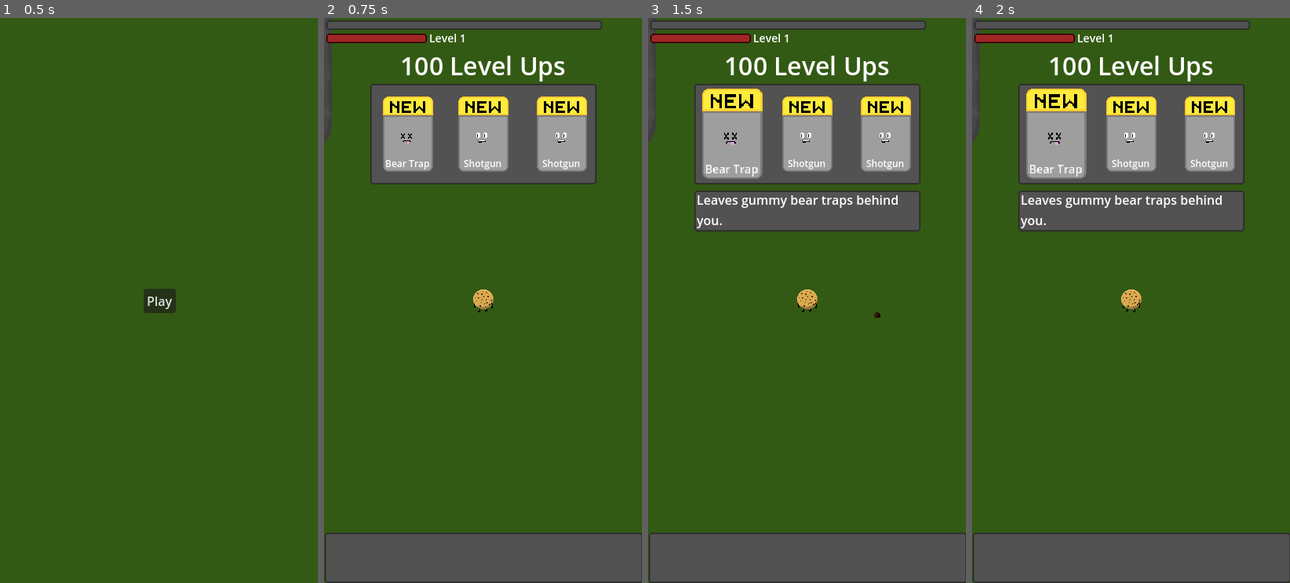
Above: before the commit, frames 1-4 (left to right).
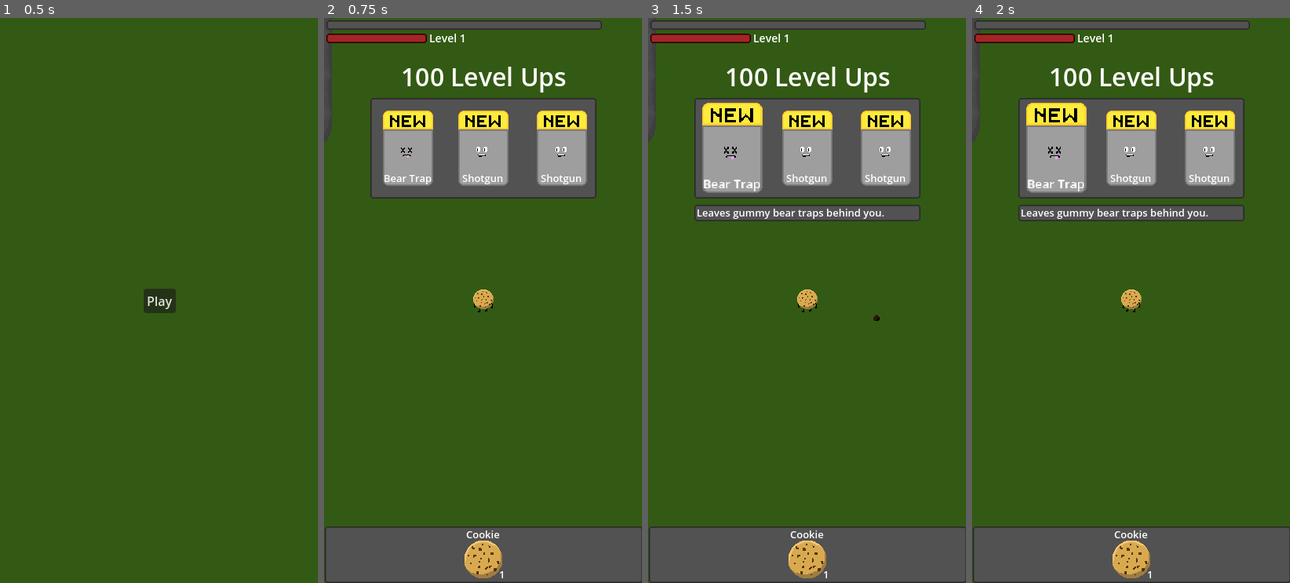
Above: after the commit, the same moments.

Repository: EightLimbed/Tasty-Terminator
Game: Godot game, scene res://Main Menu/LevelSelect/LevelSelect.tscn
Same seed, same stepped clock (60 frames per second), same inputs: the game is played once before the commit and once after it.
Inputs:
- Up to frame 1 (0.5 s): no input
- Up to frame 2 (0.75 s): click "Play" at 0.5 s
- Up to frame 3 (1.5 s): click "Bear Trap" at 1.25 s
- Up to frame 4 (2 s): no input

Frame 1 is identical in both runs. In frame 2, 11% of the frame differs, in the area x 0-100%, y 6-100%; in frame 3, 13%; in frame 4, 13%.

Commit message:
Added Inventory

Diff:
--- a/HUD/HUD.gd
+++ b/HUD/HUD.gd
@@ -8,8 +8,9 @@
 @onready var player = get_tree().get_root().get_node("Game").get_node("Player")
 @onready var weapon_container = player.get_node("WeaponContainer")
 @onready var level_up_window = $Levelup
-@onready var tooltip_label = $Levelup/NinePatchRect/Tooltip/Label
-@onready var tooltip_box = $Levelup/NinePatchRect/Tooltip
+@onready var tooltip_label = $Levelup/NinePatchRect/LevelTooltip/Label
+@onready var tooltip_box = $Levelup/NinePatchRect/LevelTooltip
+@onready var inventory = $Inventory/NinePatchRect/HBoxContainer
 var random = RandomNumberGenerator.new()
 var possible_weapons : Array[Weapon] = [preload("res://Weapons/Resources/Shotgun.tres"), preload("res://Weapons/Resources/BearTrap.tres")]
 var max_weapons : int = 3
@@ -29,7 +30,9 @@
 	tooltip_box.visible = false
 
 func _process(delta: float) -> void:
+	#stuff that cant go off of existing updates
 	tooltip_box.size.y = tooltip_label.size.y+3
+	update_inventory()
 
 func level_up():
 	level_display.text = "Level " + str(player.level+1)
@@ -75,44 +78,69 @@
 	var child = weapon_container.get_child(index)
 	child.upgrade()
 
-func update_tooltip(option):
-	var text = "Upgrade"
+func update_inventory():
+	for child in inventory.get_children():
+		child.queue_free()
+	for child in weapon_container.get_children():
+		var display = TextureRect.new()
+		display.texture = child.profile.display
+		display.custom_minimum_size = Vector2(72,72)
+		display.stretch_mode = TextureRect.STRETCH_KEEP_CENTERED
+		var level_label = Label.new()
+		var name_label = Label.new()
+		name_label.label_settings = load("res://HUD/Name.tres")
+		name_label.custom_minimum_size = Vector2(72,72)
+		name_label.position = Vector2(0,-5)
+		name_label.horizontal_alignment = HORIZONTAL_ALIGNMENT_CENTER
+		name_label.vertical_alignment = VERTICAL_ALIGNMENT_TOP
+		name_label.text = str(child.profile.name)
+		level_label.label_settings = load("res://HUD/Name.tres")
+		level_label.custom_minimum_size = Vector2(64,64)
+		level_label.horizontal_alignment = HORIZONTAL_ALIGNMENT_RIGHT
+		level_label.vertical_alignment = VERTICAL_ALIGNMENT_BOTTOM
+		level_label.text = str(child.level+1)
+		display.add_child(level_label)
+		display.add_child(name_label)
+		inventory.add_child(display)
+
+func update_level_tooltip(option):
+	tooltip_label.text = "Upgrade"
 	tooltip_box.visible = true
 	if option is int:
 		var child = weapon_container.get_child(option)
 		if round(child.profile.damage.x + child.profile.damage.y) != round(child.profile.damage.x):
-			text += ", +" + str(round(child.profile.damage.x + child.profile.damage.y)-round(child.profile.damage.x)) + " damage"
+			tooltip_label.text += ", +" + str(round(child.profile.damage.x + child.profile.damage.y)-round(child.profile.damage.x)) + " damage"
 
 		if round(child.profile.spread.x + child.profile.spread.y) != round(child.profile.spread.x):
-			text += ", +" + str(round(child.profile.spread.x + child.profile.spread.y)-round(child.profile.spread.x)) + " spread"
+			tooltip_label.text += ", +" + str(round(child.profile.spread.x + child.profile.spread.y)-round(child.profile.spread.x)) + " spread"
 
 		if round(child.profile.multishot.x + child.profile.multishot.y) != round(child.profile.multishot.x):
-			text += ", +" + str(round(child.profile.multishot.x + child.profile.multishot.y)-round(child.profile.multishot.x)) + " multishot"
+			tooltip_label.text += ", +" + str(round(child.profile.multishot.x + child.profile.multishot.y)-round(child.profile.multishot.x)) + " multishot"
 
 		if round(child.profile.ammo.x + child.profile.ammo.y) != round(child.profile.ammo.x):
-			text += ", +" + str(round(child.profile.ammo.x + child.profile.ammo.y)-round(child.profile.ammo.x)) + " ammo"
+			tooltip_label.text += ", +" + str(round(child.profile.ammo.x + child.profile.ammo.y)-round(child.profile.ammo.x)) + " ammo"
 
 		if round(child.profile.unload_time.x + child.profile.unload_time.y) != round(child.profile.unload_time.x):
-			text += ", -" + str(-1*(round(child.profile.unload_time.x + child.profile.unload_time.y)-round(child.profile.unload_time.x))) + " unload time"
+			tooltip_label.text += ", -" + str(-1*(round(child.profile.unload_time.x + child.profile.unload_time.y)-round(child.profile.unload_time.x))) + " unload time"
 
 		if round(child.profile.reload_time.x + child.profile.reload_time.y) != round(child.profile.reload_time.x):
-			text += ", -" + str(-1*(round(child.profile.reload_time.x + child.profile.reload_time.y)-round(child.profile.reload_time.x))) + " reload time"
+			tooltip_label.text += ", -" + str(-1*(round(child.profile.reload_time.x + child.profile.reload_time.y)-round(child.profile.reload_time.x))) + " reload time"
 
 		if round(child.profile.pierce.x + child.profile.pierce.y) != round(child.profile.pierce.x):
-			text += ", +" + str(round(child.profile.pierce.x + child.profile.pierce.y)-round(child.profile.pierce.x)) + " more pierce"
+			tooltip_label.text += ", +" + str(round(child.profile.pierce.x + child.profile.pierce.y)-round(child.profile.pierce.x)) + " more pierce"
 
 		if round(child.profile.speed.x + child.profile.speed.y) != round(child.profile.speed.x):
-			text += ", +" + str(round(child.profile.speed.x + child.profile.speed.y)-round(child.profile.speed.x)) + " more speed"
+			tooltip_label.text += ", +" + str(round(child.profile.speed.x + child.profile.speed.y)-round(child.profile.speed.x)) + " faster"
 
 		if round(child.profile.scale.x + child.profile.scale.y) != round(child.profile.scale.x):
-			text += ", +" + str(round(child.profile.scale.x + child.profile.scale.y)-round(child.profile.scale.x)) + " higher scale"
-		tooltip_label.text = text
+			tooltip_label.text += ", +" + str(round(child.profile.scale.x + child.profile.scale.y)-round(child.profile.scale.x)) + " size"
+
 	else:
 		tooltip_label.text = option.description
 
 func _on_option_1_pressed():
 	if option1_button.scale == Vector2(1,1):
-		update_tooltip(option1)
+		update_level_tooltip(option1)
 		option1_button.scale = Vector2(1.2,1.2)
 		option2_button.scale = Vector2(1,1)
 		option3_button.scale = Vector2(1,1)
@@ -133,7 +161,7 @@
 
 func _on_option_2_pressed():
 	if option2_button.scale == Vector2(1,1):
-		update_tooltip(option2)
+		update_level_tooltip(option2)
 		option1_button.scale = Vector2(1,1)
 		option2_button.scale = Vector2(1.2,1.2)
 		option3_button.scale = Vector2(1,1)
@@ -154,7 +182,7 @@
 
 func _on_option_3_pressed():
 	if option3_button.scale == Vector2(1,1):
-		update_tooltip(option3)
+		update_level_tooltip(option3)
 		option1_button.scale = Vector2(1,1)
 		option2_button.scale = Vector2(1,1)
 		option3_button.scale = Vector2(1.2,1.2)
--- a/HUD/HUD.tscn
+++ b/HUD/HUD.tscn
@@ -7,17 +7,13 @@
 [ext_resource type="Texture2D" uid="uid://00h3ow8yv7ji" path="res://HUD/Art/UpgradeWeapon.png" id="5_3or5x"]
 [ext_resource type="Script" path="res://HUD/LevelOption.gd" id="6_xajst"]
 [ext_resource type="Texture2D" uid="uid://cngd8yyvpyxfw" path="res://Weapons/Art/ChocolateChipWeapon.png" id="7_sv64g"]
+[ext_resource type="LabelSettings" uid="uid://b02ry3r2kq5vl" path="res://HUD/Name.tres" id="8_w8bml"]
 
 [sub_resource type="LabelSettings" id="LabelSettings_amjjq"]
 font_size = 14
 
 [sub_resource type="LabelSettings" id="LabelSettings_qu632"]
 font_size = 32
-
-[sub_resource type="LabelSettings" id="LabelSettings_bl0yn"]
-font_size = 12
-
-[sub_resource type="LabelSettings" id="LabelSettings_6d4f8"]
 
 [node name="HUD" type="CanvasLayer"]
 script = ExtResource("1_32x74")
@@ -73,9 +69,9 @@
 anchor_right = 0.5
 anchor_bottom = 0.5
 offset_left = -20.0
-offset_top = -232.0
+offset_top = -214.0
 offset_right = 20.0
-offset_bottom = -192.0
+offset_bottom = -174.0
 grow_horizontal = 2
 grow_vertical = 2
 
@@ -100,19 +96,6 @@
 patch_margin_right = 3
 patch_margin_bottom = 3
 
-[node name="Title" type="Label" parent="Levelup/NinePatchRect"]
-layout_mode = 1
-anchors_preset = 5
-anchor_left = 0.5
-anchor_right = 0.5
-offset_left = -128.0
-offset_top = -46.0
-offset_right = 128.0
-grow_horizontal = 2
-text = "Level Up"
-label_settings = SubResource("LabelSettings_qu632")
-horizontal_alignment = 1
-
 [node name="Option1" type="TextureButton" parent="Levelup/NinePatchRect"]
 texture_filter = 1
 layout_mode = 2
@@ -139,7 +122,7 @@
 offset_top = 74.0
 offset_right = 96.0
 offset_bottom = 98.0
-label_settings = SubResource("LabelSettings_bl0yn")
+label_settings = ExtResource("8_w8bml")
 horizontal_alignment = 1
 vertical_alignment = 1
 
@@ -169,7 +152,7 @@
 offset_top = 74.0
 offset_right = 96.0
 offset_bottom = 98.0
-label_settings = SubResource("LabelSettings_bl0yn")
+label_settings = ExtResource("8_w8bml")
 horizontal_alignment = 1
 vertical_alignment = 1
 
@@ -200,28 +183,43 @@
 offset_top = 74.0
 offset_right = 96.0
 offset_bottom = 98.0
-label_settings = SubResource("LabelSettings_bl0yn")
+label_settings = ExtResource("8_w8bml")
 horizontal_alignment = 1
 vertical_alignment = 1
 
-[node name="Tooltip" type="NinePatchRect" parent="Levelup/NinePatchRect"]
+[node name="LevelTooltip" type="NinePatchRect" parent="Levelup/NinePatchRect"]
 layout_mode = 0
 offset_top = 136.0
 offset_right = 288.0
-offset_bottom = 160.0
+offset_bottom = 159.0
 texture = ExtResource("2_7wn1q")
 patch_margin_left = 3
 patch_margin_top = 3
 patch_margin_right = 3
 patch_margin_bottom = 3
 
-[node name="Label" type="Label" parent="Levelup/NinePatchRect/Tooltip"]
-layout_mode = 0
-offset_left = 3.0
+[node name="Label" type="Label" parent="Levelup/NinePatchRect/LevelTooltip"]
+layout_mode = 0
+offset_left = 3.0
+offset_top = 1.0
 offset_right = 287.0
-offset_bottom = 23.0
-label_settings = SubResource("LabelSettings_6d4f8")
+offset_bottom = 19.0
+label_settings = ExtResource("8_w8bml")
 autowrap_mode = 3
+
+[node name="Title" type="Label" parent="Levelup/NinePatchRect"]
+layout_mode = 1
+anchors_preset = 5
+anchor_left = 0.5
+anchor_right = 0.5
+offset_left = -144.0
+offset_top = -50.0
+offset_right = 145.0
+offset_bottom = -4.0
+grow_horizontal = 2
+text = "Level Up"
+label_settings = SubResource("LabelSettings_qu632")
+horizontal_alignment = 1
 
 [node name="Inventory" type="Control" parent="."]
 layout_mode = 3
@@ -239,23 +237,29 @@
 [node name="NinePatchRect" type="NinePatchRect" parent="Inventory"]
 texture_filter = 1
 layout_mode = 1
-anchors_preset = 8
-anchor_left = 0.5
-anchor_top = 0.5
-anchor_right = 0.5
-anchor_bottom = 0.5
+anchors_preset = 7
+anchor_left = 0.5
+anchor_top = 1.0
+anchor_right = 0.5
+anchor_bottom = 1.0
 offset_left = -202.5
-offset_top = -32.0
+offset_top = -72.0
 offset_right = 202.5
-offset_bottom = 32.0
-grow_horizontal = 2
-grow_vertical = 2
+grow_horizontal = 2
+grow_vertical = 0
 texture = ExtResource("2_7wn1q")
 patch_margin_left = 3
 patch_margin_top = 3
 patch_margin_right = 3
 patch_margin_bottom = 3
 
+[node name="HBoxContainer" type="HBoxContainer" parent="Inventory/NinePatchRect"]
+layout_mode = 0
+offset_top = 6.0
+offset_right = 405.0
+offset_bottom = 78.0
+alignment = 1
+
 [connection signal="pressed" from="Levelup/NinePatchRect/Option1" to="." method="_on_option_1_pressed"]
 [connection signal="pressed" from="Levelup/NinePatchRect/Option2" to="." method="_on_option_2_pressed"]
 [connection signal="pressed" from="Levelup/NinePatchRect/Option3" to="." method="_on_option_3_pressed"]
--- /dev/null
+++ b/HUD/Name.tres
@@ -0,0 +1,4 @@
+[gd_resource type="LabelSettings" format=3 uid="uid://b02ry3r2kq5vl"]
+
+[resource]
+font_size = 13
--- a/Weapons/Resources/BearTrap.tres
+++ b/Weapons/Resources/BearTrap.tres
@@ -14,7 +14,7 @@
 description = "Leaves gummy bear traps behind you."
 aim_type = 3
 spread = Vector2(5, 0)
-multishot = Vector2(5, 1)
+multishot = Vector2(1, 0)
 damage = Vector2(40, 5)
 ammo = Vector2(1, 0)
 unload_time = Vector2(0.2, -0.05)
--- a/Weapons/Resources/ChocolateChips.tres
+++ b/Weapons/Resources/ChocolateChips.tres
@@ -13,7 +13,7 @@
 display = ExtResource("1_r6vpx")
 description = "Quickly fires choclate chips towards the nearest enemy"
 aim_type = 2
-spread = Vector2(5, 1)
+spread = Vector2(0, 1)
 multishot = Vector2(1, 0.1)
 damage = Vector2(10, 1)
 ammo = Vector2(3, 0)
--- a/Weapons/Weapon.gd
+++ b/Weapons/Weapon.gd
@@ -10,6 +10,7 @@
 @onready var player = get_parent().get_parent()
 @onready var unload = $Unload
 @onready var reload = $Reload
+var level : int = 0
 
 # Called when the node enters the scene tree for the first time.
 func _ready() -> void:
@@ -89,6 +90,7 @@
 	unload.wait_time = profile.unload_time.x
 	ammo = round(profile.ammo.x)
 	unload.start()
+	level += 1
 
 func find_closest(from : Vector2, selection : Array):
 	if selection.size() > 0:
Not shown: 1 places in HUD/HUD.tscn that only renumber resources
